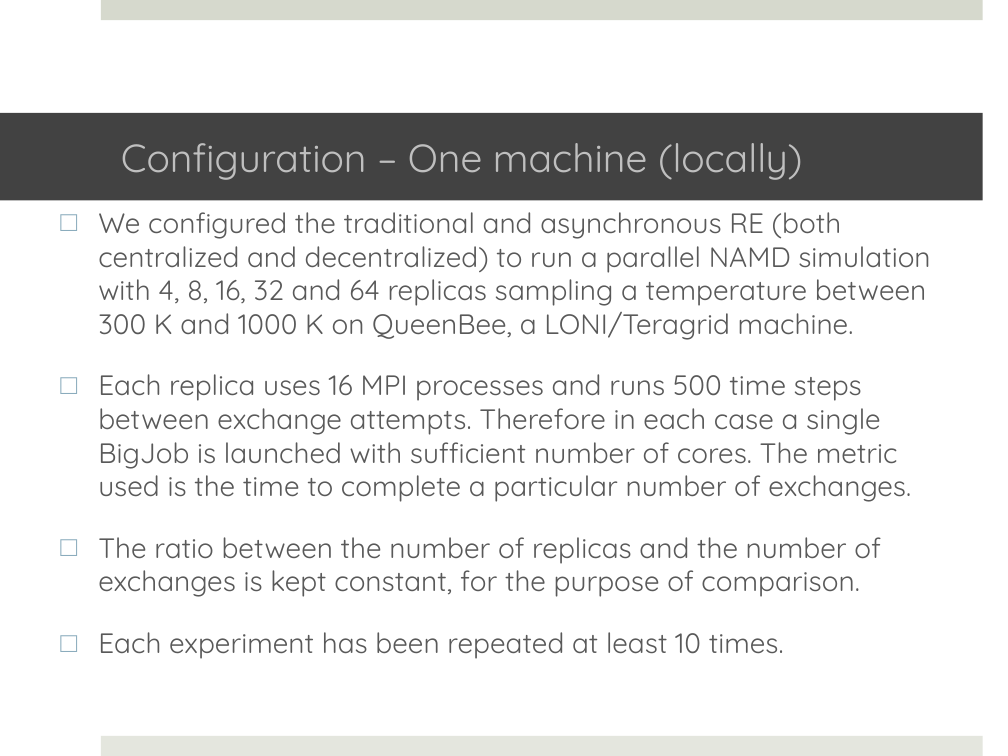
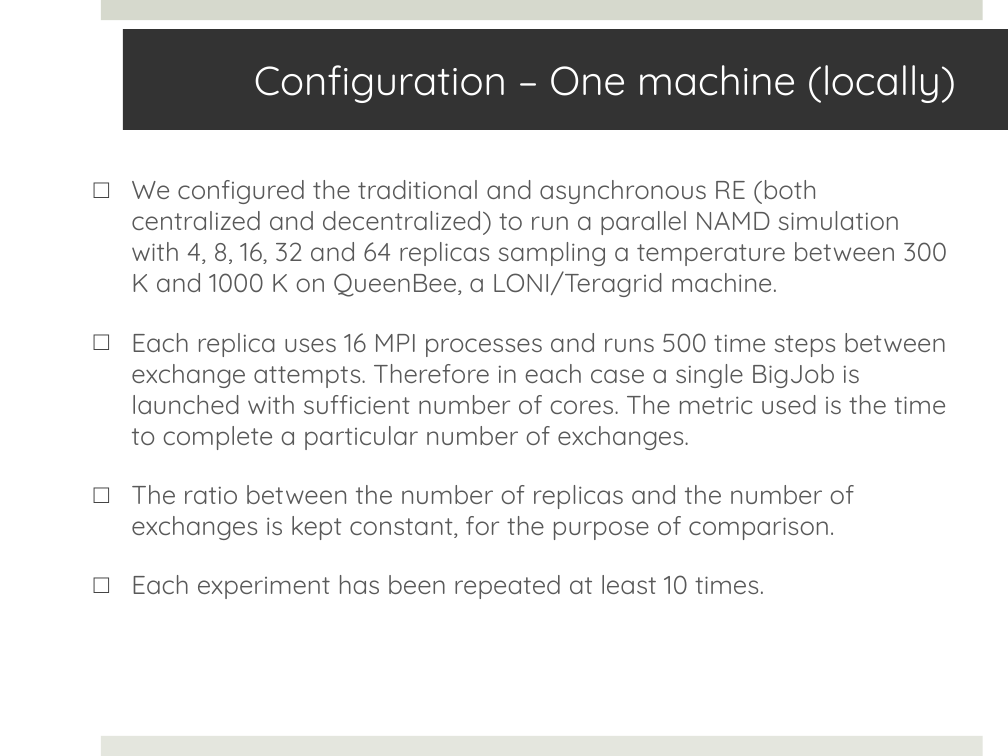
Before and after one commit to saga-project/saga-cpp-legacy-projects, a slide deck: slide 15 of papers/async-re/data/RE.pptx. Drawn at 1008x756 pixels with LibreOffice and Linux fonts; fonts in the diff are those of the drawing; background and template pictures are left out. Boxes give left, top, right and bottom in pixels: in the first picture for what was removed or moved away, otherwise in the second. Text is boxed around its words. In the diff, an @@ line names an element or a change of style, - is before the commit and + after.

```diff
--- a/papers/async-re/data/RE.pptx
+++ b/papers/async-re/data/RE.pptx
@@ title "Configuration – One machine (locally)": place and size @@
-title "Configuration – One machine (locally)" at box(0, 113, 983, 201)
+title "Configuration – One machine (locally)" at box(123, 29, 1008, 130)
@@ title "Configuration – One machine (locally)" at box(123, 29, 1008, 130): size 28 to 28.8 pt, text colour #BFBFBF to #FFFFFF; fill #424242 to #333333 @@
@@ text "We configured the traditional and ...": place and size @@
-text "We configured the traditional and ..." at box(98, 212, 930, 659)
+text "We configured the traditional and ..." at box(131, 180, 947, 599)
@@ text "We configured the traditional and ..." at box(131, 180, 947, 599): size 20 to 18.5 pt; bullet colour #8BACBD to #404040 @@
```
Also in this commit, not shown: 21 other slides changed.
